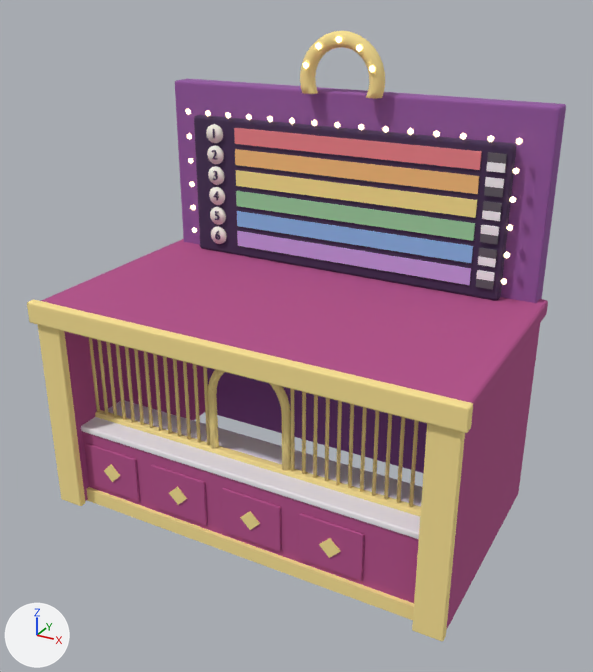
What one commit did to the glTF model game/assets/models/pc_race_booth.glb.
One viewpoint serves both versions: a 50 mm lens placed at (4.34, -9.09, 6.17), pointed at (0.13, -1.43, 2.34). Arrows for +X, +Y and +Z are at lower left; the lights stay in place. The older version comes first. Vertices at exactly the same position are counted once.

The first picture shows 'pc_race_booth'.
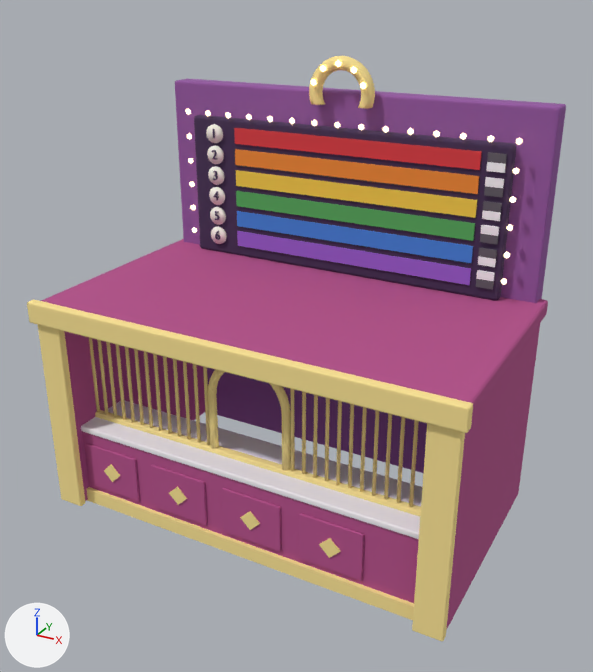
Diff of the bpy script that builds the scene:
```diff
--- a/game/assets/models/pc_race_booth.glb.py
+++ b/game/assets/models/pc_race_booth.glb.py
@@ mat_m_w_red @@
 mat_m_w_red = principled_material('m_w_red')
-mat_m_w_red.base_color = (0.85, 0.24, 0.26)  # pink #ed868b
+mat_m_w_red.base_color = (0.694, 0.047, 0.055)  # red #d93d42
 mat_m_w_red.roughness = 1.0
@@ mat_m_w_orange @@
 mat_m_w_orange = principled_material('m_w_orange')
-mat_m_w_orange.base_color = (0.93, 0.55, 0.2)  # beige #f7c47c
+mat_m_w_orange.base_color = (0.846, 0.263, 0.033)  # orange #ed8c33
 mat_m_w_orange.roughness = 1.0
@@ mat_m_w_yellow @@
 mat_m_w_yellow = principled_material('m_w_yellow')
-mat_m_w_yellow.base_color = (0.95, 0.82, 0.28)  # yellow #f9ea90
+mat_m_w_yellow.base_color = (0.888, 0.638, 0.064)  # yellow #f2d148
 mat_m_w_yellow.roughness = 1.0
@@ mat_m_w_green @@
 mat_m_w_green = principled_material('m_w_green')
-mat_m_w_green.base_color = (0.33, 0.68, 0.36)  # green #9bd7a2
+mat_m_w_green.base_color = (0.089, 0.42, 0.107)  # green #54ad5c
 mat_m_w_green.roughness = 1.0
@@ mat_m_w_blue @@
 mat_m_w_blue = principled_material('m_w_blue')
-mat_m_w_blue.base_color = (0.27, 0.52, 0.86)  # blue #8ebfef
+mat_m_w_blue.base_color = (0.06, 0.235, 0.708)  # blue #4585db
 mat_m_w_blue.roughness = 1.0
@@ mat_m_w_violet @@
 mat_m_w_violet = principled_material('m_w_violet')
-mat_m_w_violet.base_color = (0.6, 0.38, 0.82)  # purple #cba6ea
+mat_m_w_violet.base_color = (0.319, 0.119, 0.638)  # purple #9961d1
 mat_m_w_violet.roughness = 1.0
@@ me_cube @@
 # used by ob_pc_race_booth; location = (0.0, 0.0, 0.0)
-me_cube.from_pydata(...)  # 4346 vertices, 8220 faces; spans x -2.63..2.63, y -2.86..0.3, z 0.0..5.59
+me_cube.from_pydata(...)  # 4350 vertices, 8228 faces; spans x -2.63..2.63, y -2.86..0.3, z 0.0..5.32
+# me_cube part 1: the loose piece of 12 vertices spanning x 0.39..0.46, y -0.23..-0.17, z 5.16..5.24 is moved by (-0.1, 0.0, -0.19)
+# me_cube part 2: the loose piece of 12 vertices spanning x 0.22..0.29, y -0.23..-0.17, z 5.38..5.46 is moved by (-0.06, 0.0, -0.24)
+# me_cube part 3: the loose piece of 12 vertices spanning x -0.04..0.04, y -0.23..-0.17, z 5.46..5.54 is moved by (0.0, 0.0, -0.26)
+# me_cube part 4: the loose piece of 12 vertices spanning x -0.46..-0.39, y -0.23..-0.17, z 5.16..5.24 is moved by (0.23, 0.0, -0.03)
+# me_cube part 5: the loose piece of 12 vertices spanning x -0.29..-0.22, y -0.23..-0.17, z 5.38..5.46 is moved by (-0.06, 0.0, -0.4)
+# me_cube part 6: the loose piece of 266 vertices spanning x -0.54..0.54, y -0.19..-0.01, z 4.88..5.59 is rebuilt with 270 vertices and now spans x -0.42..0.42, y -0.18..-0.02, z 4.76..5.32
+# other edits to the shape of me_cube do not show in these pictures
 me_cube.materials.append(mat_m_plum)
```

Location of each change, [x1, y1, x2, y2] in pixels of the pictures (593 x 672 px; the box of a moved part takes in the faces that stretch with it):
'pc_race_booth', recoloured, reshaped (darker)
    before: [27, 31, 566, 641]
    after: [27, 56, 566, 641]
part 1 of me_cube, moved or reshaped
    before: [369, 65, 375, 72]
    after: [360, 82, 366, 89]
part 2 of me_cube, moved or reshaped
    before: [356, 44, 362, 52]
    after: [351, 67, 357, 74]
part 3 of me_cube, moved or reshaped
    before: [336, 36, 342, 43]
    after: [335, 60, 341, 67]
part 4 of me_cube, moved or reshaped
    before: [303, 62, 309, 69]
    after: [320, 65, 326, 72]
part 5 of me_cube, moved or reshaped
    before: [315, 43, 321, 50]
    after: [311, 79, 316, 86]
part 6 of me_cube, rebuilt (22% narrower, 22% shorter)
    before: [300, 31, 385, 99]
    after: [309, 56, 375, 109]
